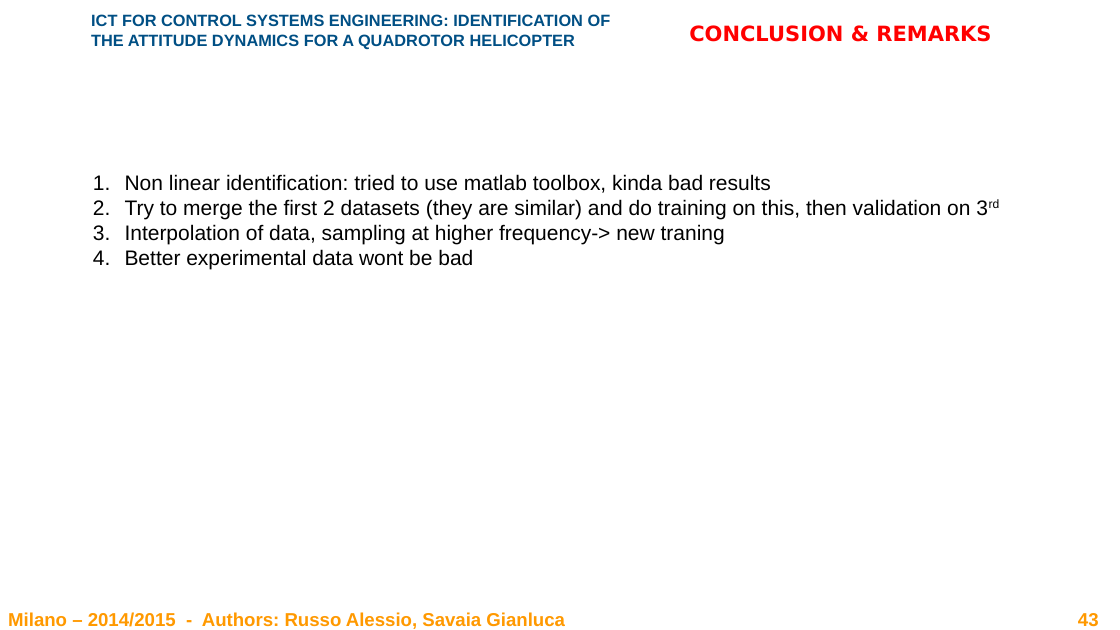
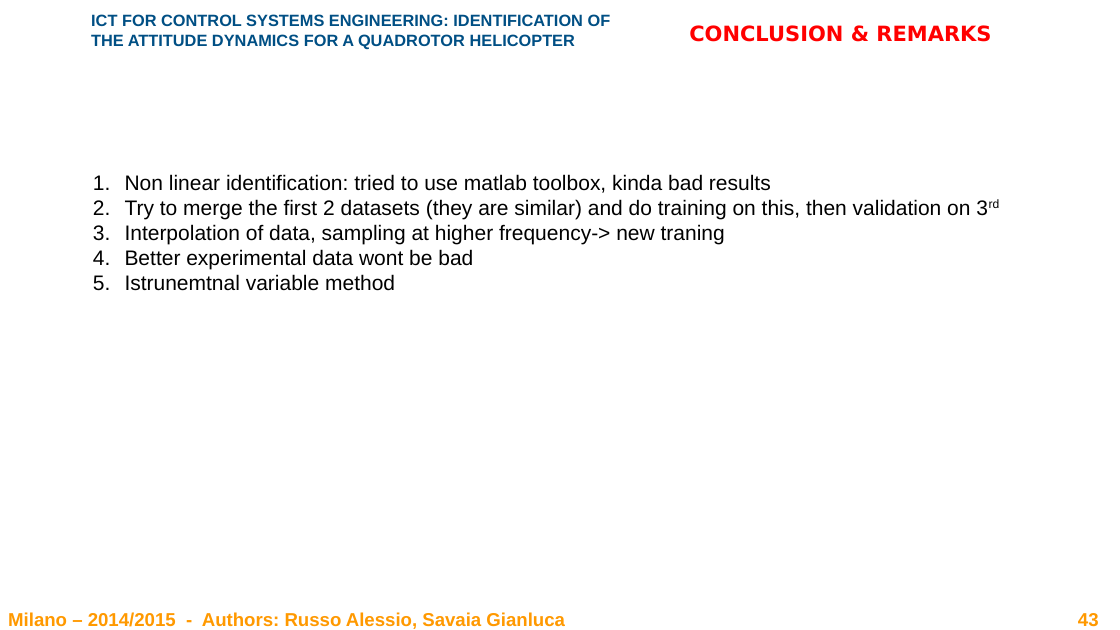
Before and after one commit to rssalessio/BlackBox-Quadrotor-Identification, a slide deck: slide 43 of report/Report.pptx. Drawn at 1120x630 pixels with LibreOffice and Linux fonts; fonts in the diff are those of the drawing; background and template pictures are left out. Boxes give left, top, right and bottom in pixels: in the first picture for what was removed or moved away, otherwise in the second. Text is boxed around its words. In the diff, an @@ line names an element or a change of style, - is before the commit and + after.

```diff
--- a/report/Report.pptx
+++ b/report/Report.pptx
@@ text at [125,274,395,291]: paragraph added @@
+5. Istrunemtnal variable method
```
Also in this commit, not shown: 1 other slide changed.
